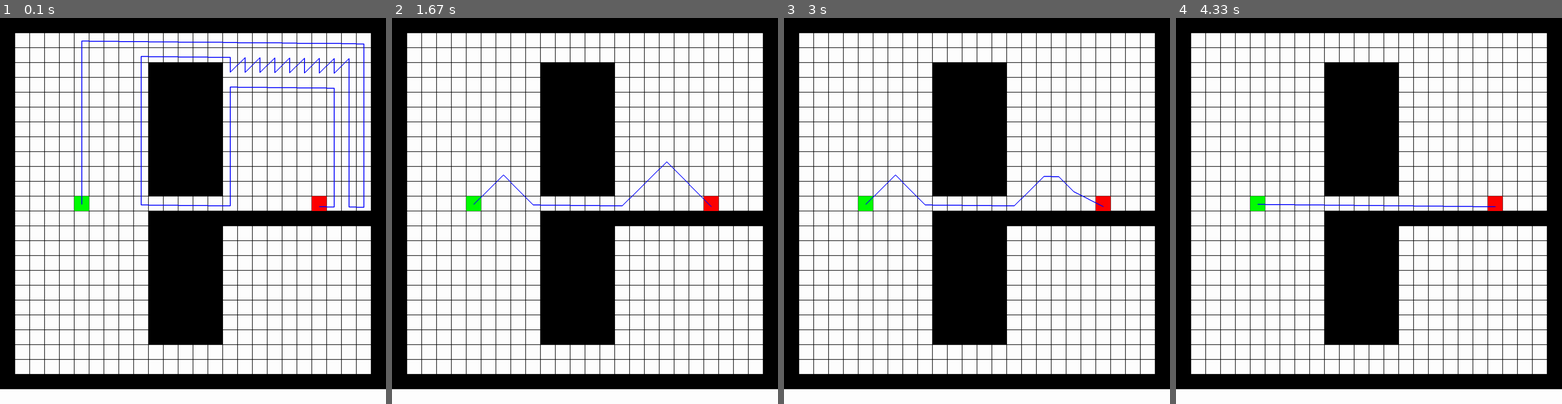
Above: before the commit, frames 1-4 (left to right).
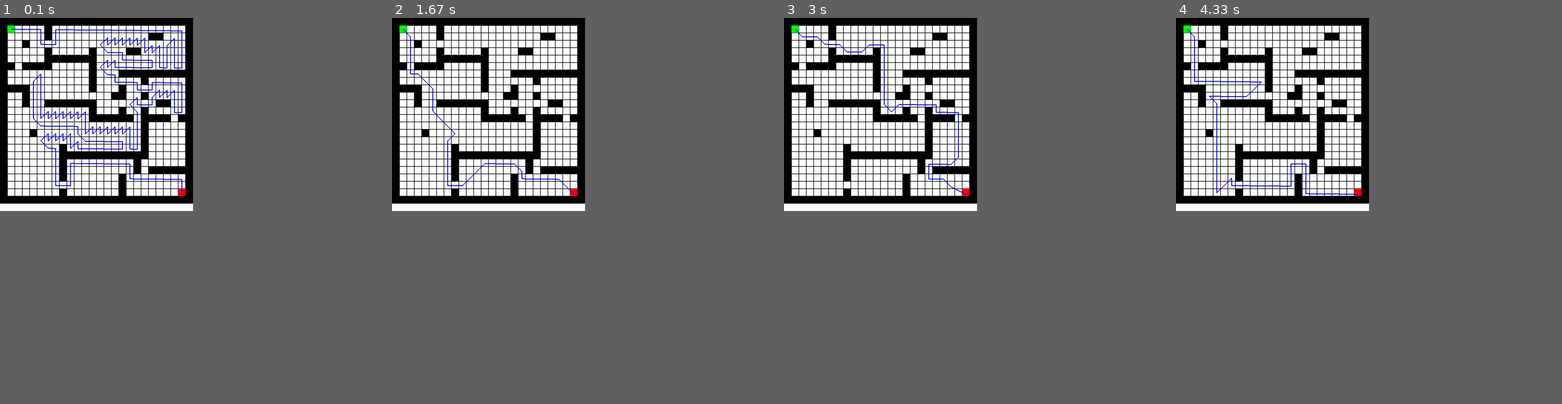
Above: after the commit, the same moments.

Repository: Hedman88/AI_Labb2
Game: pygame game, started from main.py
The game is run twice, just before and just after one commit, with the same random seed, the same clock (stepped at 60 frames per second) and the same inputs.
Inputs:
- Up to frame 1 (0.1 s): no input
- Up to frame 2 (1.67 s): no input
- Up to frame 3 (3 s): no input
- Up to frame 4 (4.33 s): no input
In our replay, the window is 900x900 before the commit and 450x450 after it. These sizes can differ from the game's own. Grey fills any space a smaller window leaves; there, only what the larger window draws over its background counts as a difference.

The runs differ from the first frame. In frame 1, 40% of the frame differs, in the area x 0-100%, y 0-97%; in frame 2, 38%; in frame 3, 38%; in frame 4, 38%.

Commit message:
Final commit, cleanup

Diff:
--- a/main.py
+++ b/main.py
@@ -1,4 +1,4 @@
-import pathfinder, mapreader, timer, cProfile, time
+import pathfinder, mapreader, timer, time
 import pygamegui as gui
 
 
@@ -6,7 +6,6 @@
 gui.DrawMap()
 mapreader.InitMapBlocks()
 gui.Update()
-#cProfile.run("pathfinder.pf.AStar(pathfinder.paths.GetStart())")
 
 timer.StartTimer()
 pathfinder.pf.dfs(pathfinder.paths.GetStart())
--- a/mapreader.py
+++ b/mapreader.py
@@ -1,5 +1,4 @@
 import pathfinder
-
 
 def ReadMap(mapFileName):
     f = open(mapFileName,"r")
@@ -8,6 +7,8 @@
     f.close()
     return maprows
 
+# Creating all map nodes and storing their IDs and neighbour IDs as ints
+# by taking Y-coordinate times 100 and adding the X-coordinate to that
 def InitMapBlocks():
     print(len(maprows))
     for i in range(len(maprows)):
--- a/pathfinder.py
+++ b/pathfinder.py
@@ -6,6 +6,7 @@
     visited = []
     path = []
 
+# Resets all values so the next run wont be affected by the previous one
     def Reset(self):
         self.visited = []
         self.path = []
@@ -15,6 +16,7 @@
         # gui.Clear()
         # gui.DrawVisited(self.visited)
         # gui.Update()
+        # time.sleep(0.01)
         if(currentBlock.isGoal):
             self.goalFound = True
             self.path.append(currentBlock)
@@ -49,6 +51,10 @@
                             self.path.append(prevBlock)
                             prevID = prevBlock.prevBlockID
                         return
+            # gui.Clear()
+            # gui.DrawVisited(self.visited)
+            # gui.Update()
+            # time.sleep(0.01)
 
 
     def AStar(self, startBlock):
@@ -77,9 +83,13 @@
                         prevID = prevBlock.prevBlockID
                     return
                 if(neighbourBlock.id%100 != q.id%100 and neighbourBlock.id/100 != q.id/100):
-                    neighbourBlock.g = q.g + 1.4
+                    neighbourBlock.g = 1.4
+                    # Byt till denna undre rad för fullständig A*
+                    # neighbourBlock.g = q.g + 1.4
                 else:
-                    neighbourBlock.g = q.g + 1
+                    neighbourBlock.g = 1
+                    # Byt till denna undre rad för fullständig A*
+                    # neighbourBlock.g = q.g + 1
                 neighbourBlock.h = self.Diagonal(neighbourID)
                 neighbourBlock.f = neighbourBlock.g + neighbourBlock.h
                 for i in openList:
@@ -151,6 +161,7 @@
             # gui.Update()
             # time.sleep(0.01)
 
+# Following are different heuristics for testing purposes
     def Manhattan(self, currentID):
         xCur = currentID % 100
         yCur = currentID / 100
--- a/pygamegui.py
+++ b/pygamegui.py
@@ -6,8 +6,8 @@
 FPS = 60
 clock = pygame.time.Clock()
 
-maprows = mapreader.ReadMap("Map4.txt") #display based on amount of tiles in map
-displaySize = (len(maprows)*(len(maprows[0])-1))*2
+maprows = mapreader.ReadMap("Map3.txt") #display based on amount of tiles in map
+displaySize = (len(maprows)*(len(maprows[0])-1))
 display = pygame.display.set_mode((displaySize, displaySize))
 display.fill((255,255,255))
 pygame.display.set_caption("Path Finding")
